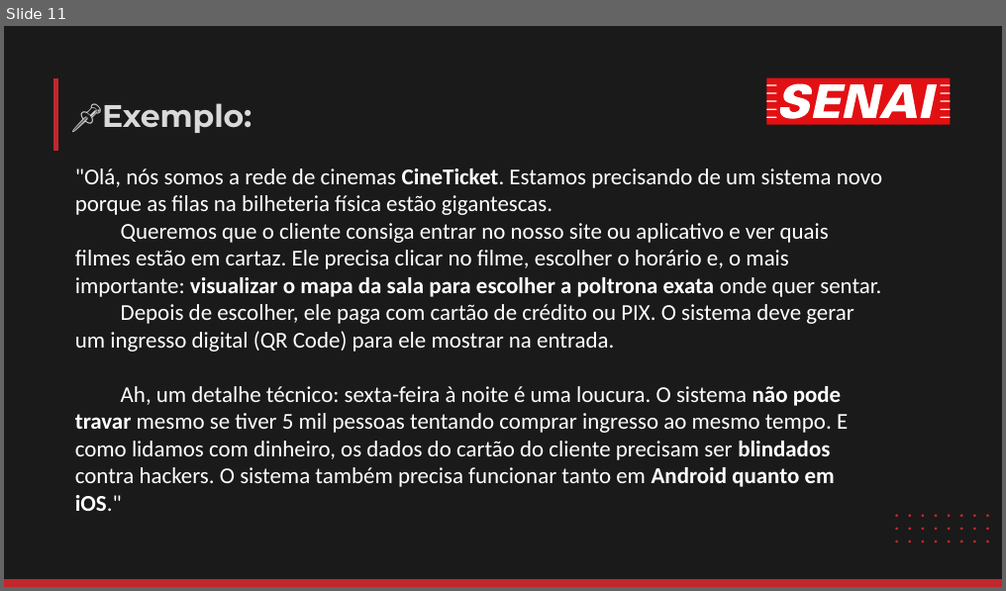
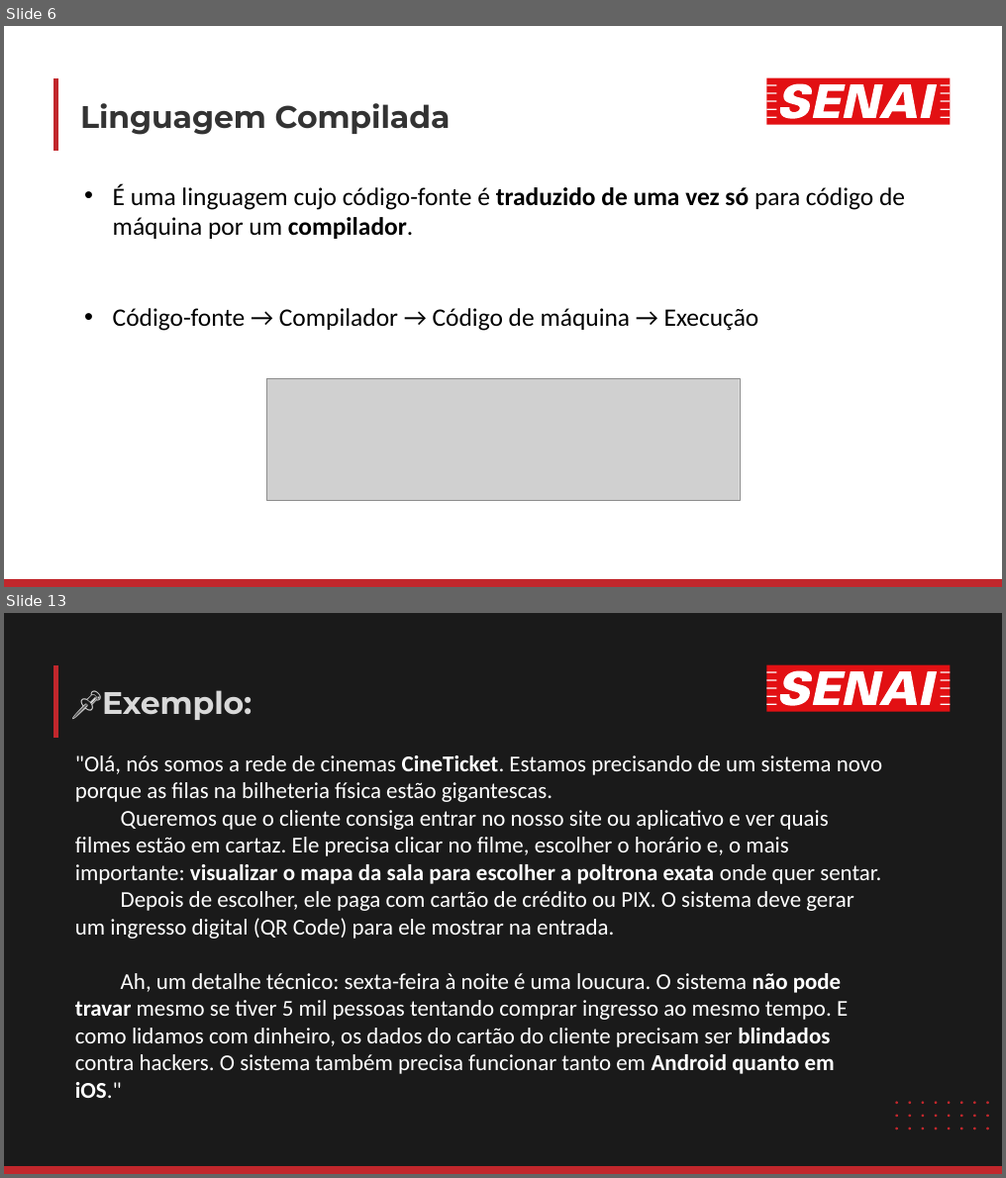
Before and after one commit to luisfernandospoljaric/senai2026, a slide deck: ds/seduc/1des/01-lopal/Aula02/LógicaAula2.pptx. Shown one above the other, each under a label of ours: slide 11 before the commit, slides 6 and 13 after it; the slides between them are not shown. The pictures are 1006x591 and 1006x1178 pixels, drawn with LibreOffice and Linux fonts; fonts in the diff are those of the drawing; grey boxes stand for pictures. Boxes give left, top, right and bottom in pixels: in the first picture for what was removed or moved away, otherwise in the second. Text is boxed around its words. In the diff, an @@ line names an element or a change of style, - is before the commit and + after.

```diff
--- a/ds/seduc/1des/01-lopal/Aula02/LógicaAula2.pptx
+++ b/ds/seduc/1des/01-lopal/Aula02/LógicaAula2.pptx
@@ slide 6 added at [4, 26, 1002, 587], background #FFFFFF @@
@@ freeform shape added at [56, 78, 56, 151], outline #C1272C 8.24 pt @@
@@ freeform shape added at [766, 78, 949, 125], fill #E21013 @@
@@ freeform shape added at [766, 84, 949, 119], fill #FFFFFF @@
@@ title added at [80, 103, 450, 135], 49.5 pt, text #333333, bold @@
+Linguagem Compilada
@@ text added at [113, 184, 905, 331], 40 pt, text #000000 @@
+• É uma linguagem cujo código-fonte é traduzido de uma vez só para código de máquina por um compilador.
+• Código-fonte → Compilador → Código de máquina → Execução
@@ picture added at [266, 378, 740, 500] @@
@@ freeform shape added at [4, 579, 1002, 587], fill #C1272C @@
@@ what was slide 11 is now slide 13 @@
```
Also in this commit, not shown: 4 slides changed, 7 other slides added, 6 slides removed, 2 other files.
